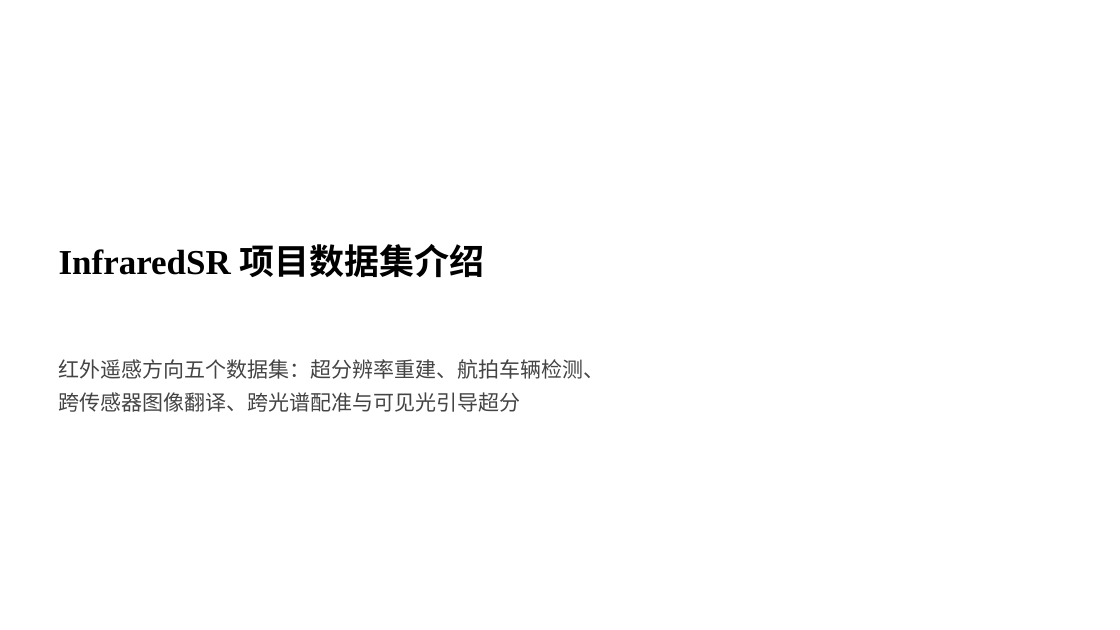
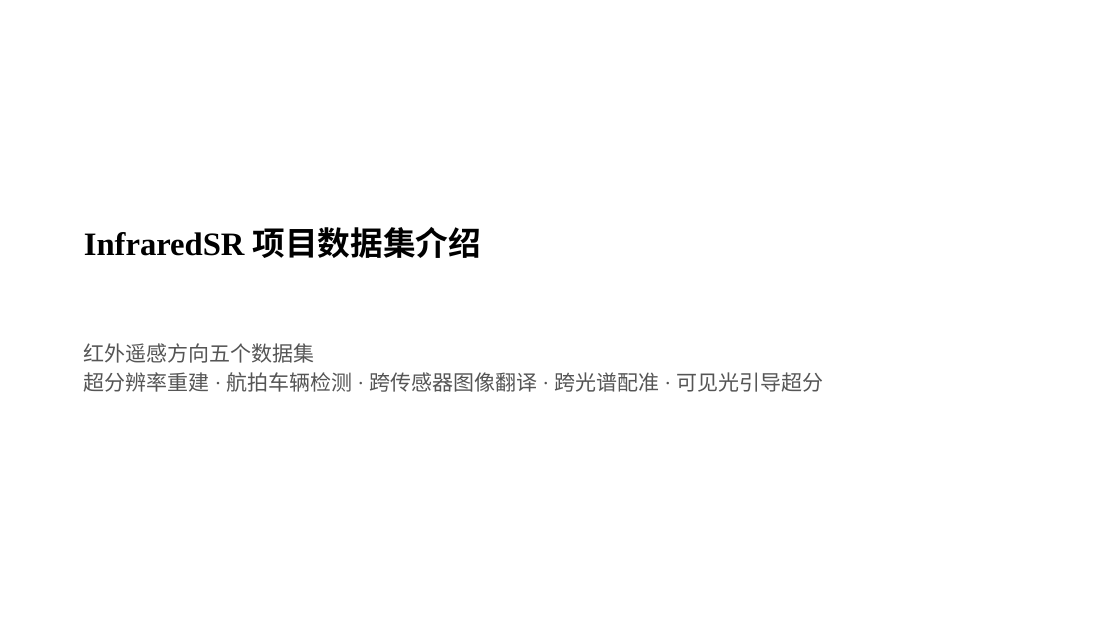
Before and after one commit to ZaxWave/InfraredSR, a slide deck: slide 1 of ppts/InfraredSR_Datasets_Overview.pptx. Drawn at 1120x630 pixels with LibreOffice and Linux fonts; fonts in the diff are those of the drawing. Boxes give left, top, right and bottom in pixels: in the first picture for what was removed or moved away, otherwise in the second. Text is boxed around its words. In the diff, an @@ line names an element or a change of style, - is before the commit and + after.

```diff
--- a/ppts/InfraredSR_Datasets_Overview.pptx
+++ b/ppts/InfraredSR_Datasets_Overview.pptx
@@ text "InfraredSR 项目数据集介绍": place and size @@
-text "InfraredSR 项目数据集介绍" at (59,244,485,277)
+text "InfraredSR 项目数据集介绍" at (84,227,481,258)
@@ text "InfraredSR 项目数据集介绍" at (84,227,481,258): size 30 to 28 pt @@
@@ text at (84,343,824,392): text changed; text colour #444444 to #555555 @@
-红外遥感方向五个数据集：超分辨率重建、航拍车辆检测、
-跨传感器图像翻译、跨光谱配准与可见光引导超分
+红外遥感方向五个数据集
+超分辨率重建 · 航拍车辆检测 · 跨传感器图像翻译 · 跨光谱配准 · 可见光引导超分
```
Also in this commit, not shown: 7 other slides changed, 2 other files.
